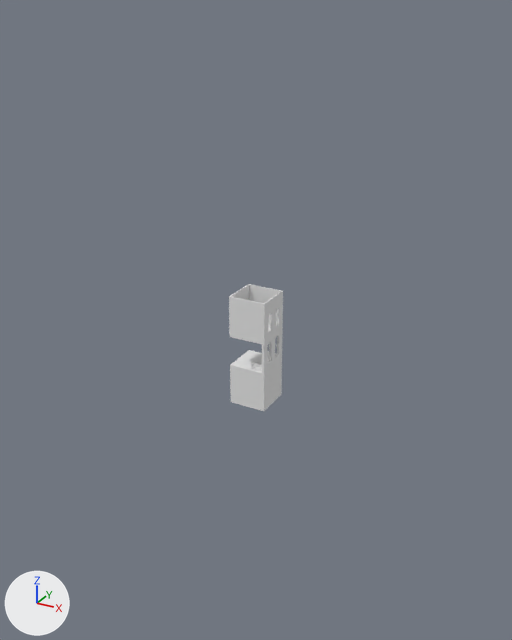
Renders of the OBJ model Assets/Models/FlyThroughBuilding.obj from each side of a commit.
Rendered twice from a 50 mm camera at (33.9, -56.0, 40.1) aimed at (1.2, 3.5, 10.4). Arrows for +X, +Y and +Z are at lower left; the lights stay in place. Where no turn or scale is listed for an object, it has been applied to the vertices. Vertices at the same position are counted once.

Objects in the first picture: 'Untitled'.
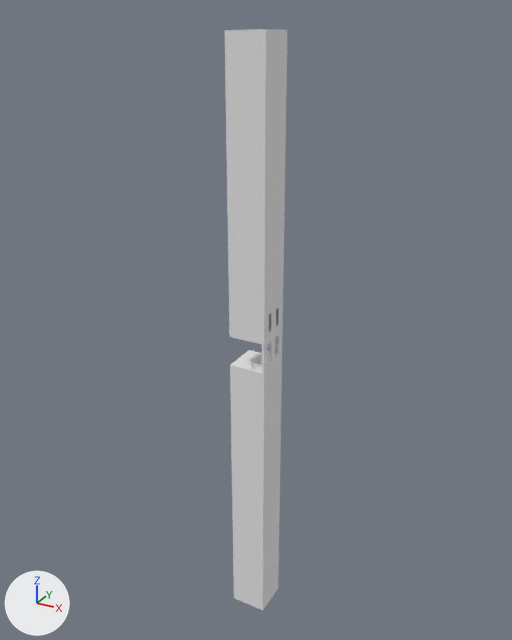
The change, as a list of edits to the scene's bpy script:
```text
Change me_untitled:
    used by ob_untitled; location = (0.0, 0.0, 0.0)
    remove me_untitled.from_pydata(...)  # 574 vertices, 1170 faces; spans x 0.0..4.0, y 0.0..4.0, z 2.0..14.0
    add me_untitled.from_pydata(...)  # 590 vertices, 1154 faces; spans x 0.0..4.0, y 0.0..4.0, z -25.34..38.42
    me_untitled part 1
    16 vertices are removed from x 0.0..4.0, y 0.0..4.0, z 2.0..14.0
    94 faces are deleted
    32 vertices are added at x 0.0..4.0, y 0.0..4.0, z -25.34..38.42
    78 new faces join them
```

Where the change shows, as pixel boxes (x1, y1, x2, y2) in the pictures (512 x 640 px):
'Untitled', reshaped (16% wider, 355% taller)
    before: (229, 284, 283, 411)
    after: (224, 29, 287, 610)
